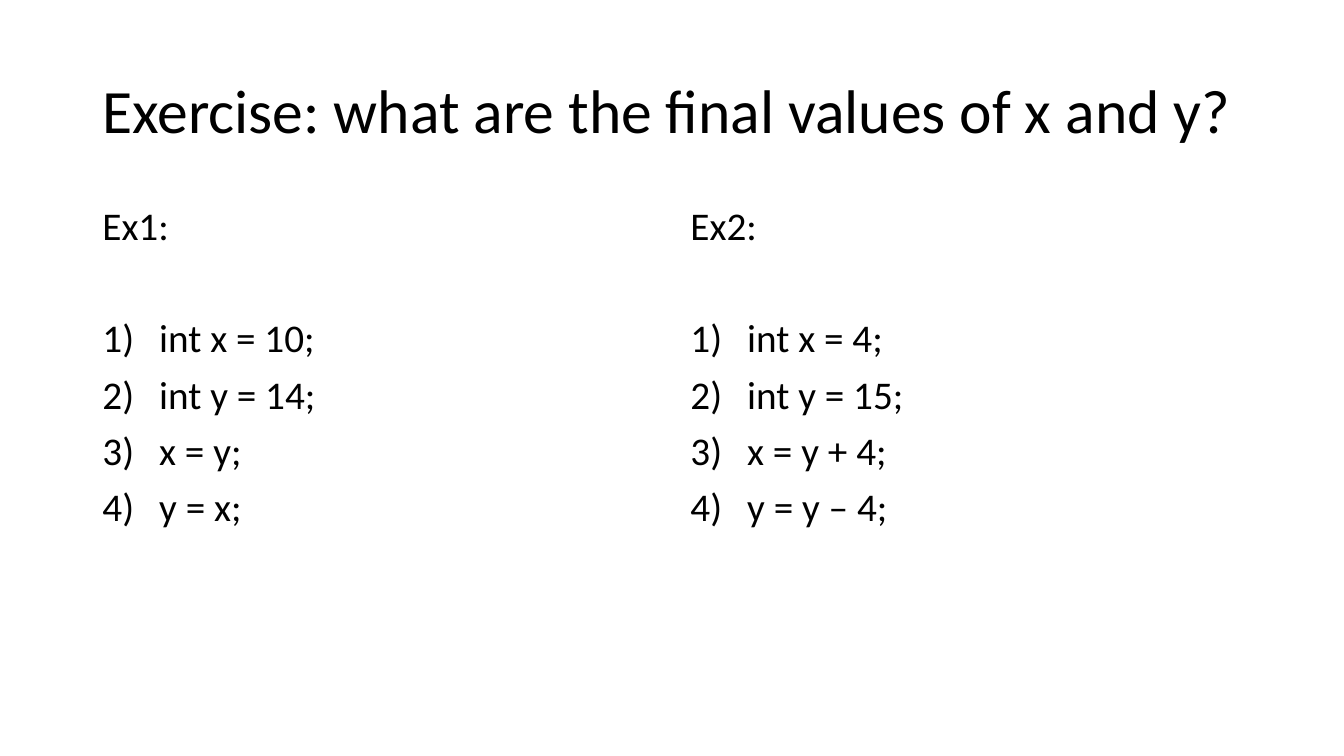
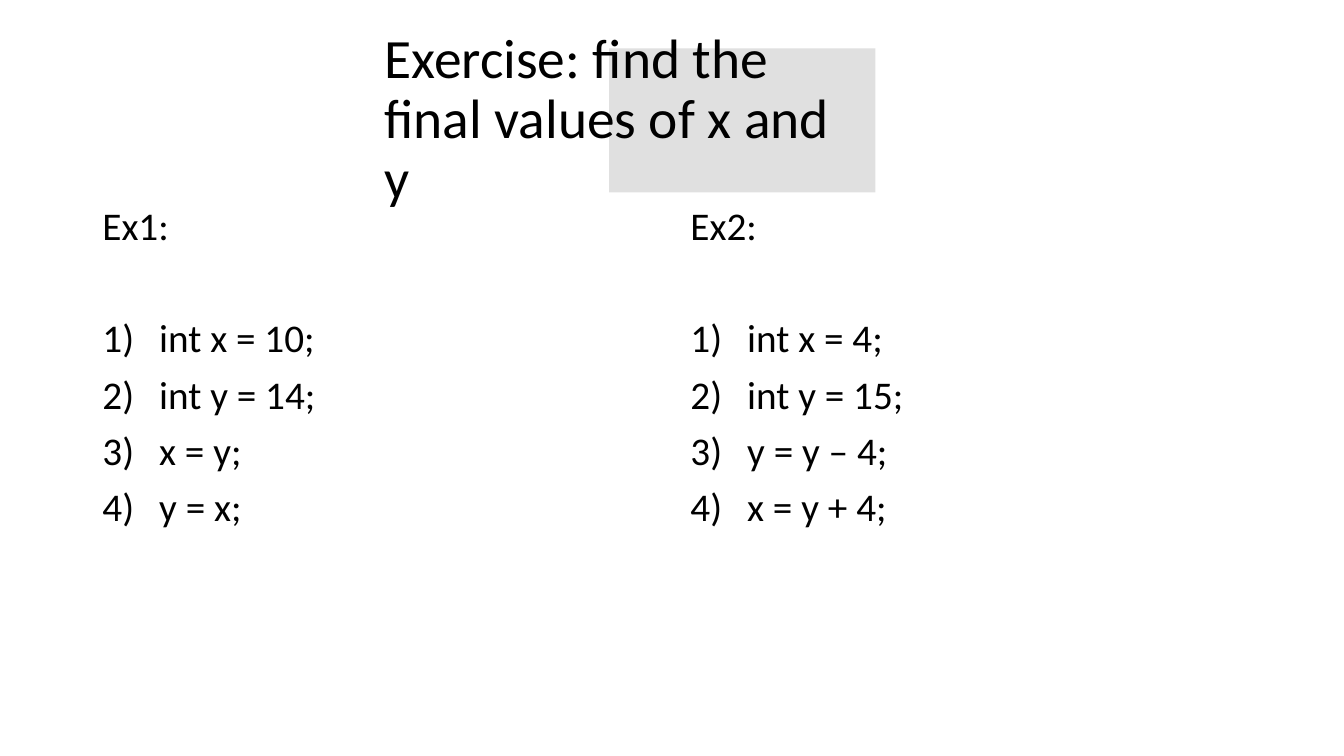
Before and after one commit to Runtime-Learner/McGill-BattleBots-Club, a slide deck: slide 7 of ECSE/Workshop-2/programming-1.pptx. Drawn at 1344x756 pixels with LibreOffice and Linux fonts; fonts in the diff are those of the drawing; background and template pictures are left out. Boxes give left, top, right and bottom in pixels: in the first picture for what was removed or moved away, otherwise in the second. Text is boxed around its words. In the diff, an @@ line names an element or a change of style, - is before the commit and + after.

```diff
--- a/ECSE/Workshop-2/programming-1.pptx
+++ b/ECSE/Workshop-2/programming-1.pptx
@@ title at (384, 39, 829, 207): text changed; size 44 to 39.6 pt @@
-Exercise: what are the final values of x and y?
+Exercise: find the final values of x and y
@@ rectangle added at (609, 48, 875, 193), fill #E0E0E0 @@
@@ text at (690, 446, 820, 526): paragraph added @@
+3) y = y – 4;
@@ text at (747, 495, 887, 528): paragraph removed @@
-4) y = y – 4;
```
Also in this commit, not shown: 19 other slides changed, 4 other files.
